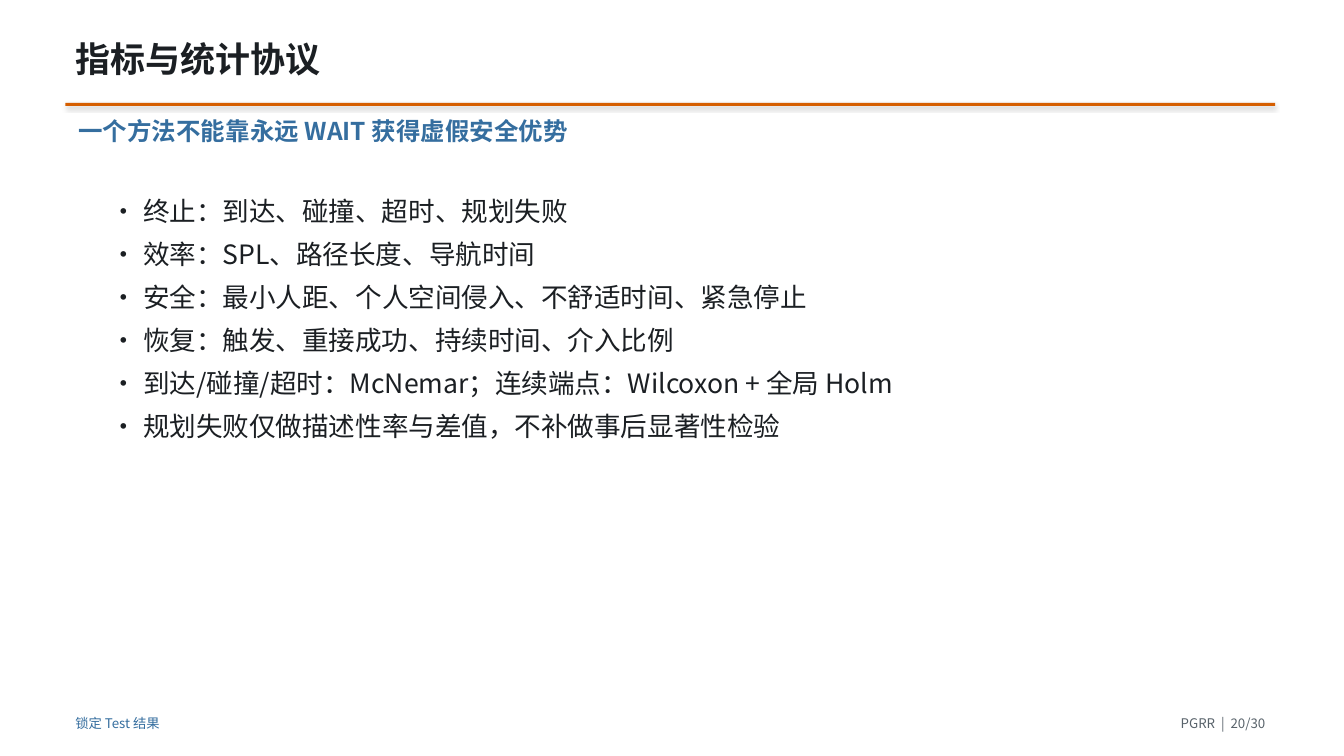
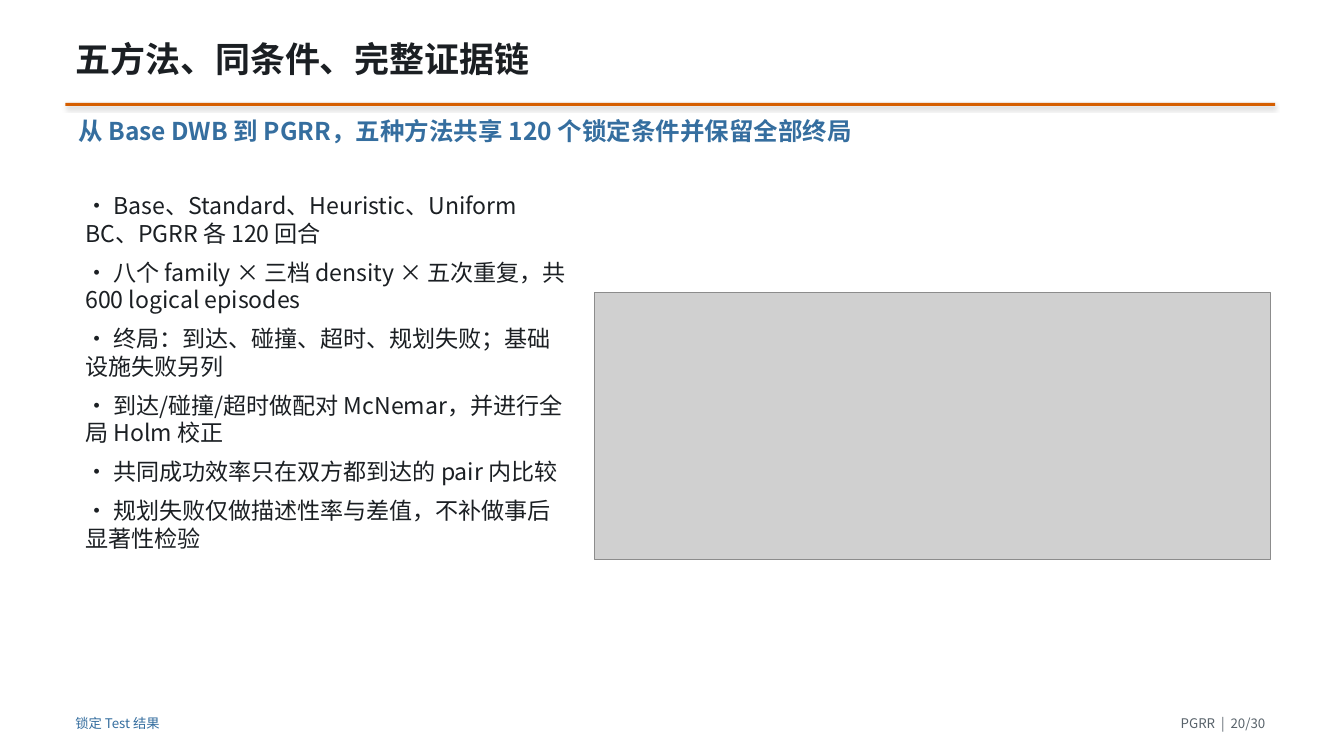
Before and after one commit to CC-robotics/PGRR, a slide deck: slide 20 of presentation/PGRR_report_zh.pptx. Drawn at 1344x756 pixels with LibreOffice and Linux fonts; fonts in the diff are those of the drawing; grey boxes stand for pictures. Boxes give left, top, right and bottom in pixels: in the first picture for what was removed or moved away, otherwise in the second. Text is boxed around its words. In the diff, an @@ line names an element or a change of style, - is before the commit and + after.

```diff
--- a/presentation/PGRR_report_zh.pptx
+++ b/presentation/PGRR_report_zh.pptx
@@ text at [75,42,529,75]: text changed @@
-指标与统计协议
+五方法、同条件、完整证据链
@@ text at [78,119,852,143]: text changed @@
-一个方法不能靠永远 WAIT 获得虚假安全优势
+从 Base DWB 到 PGRR，五种方法共享 120 个锁定条件并保留全部终局
@@ text "• Base、Standard、Heuristic、Uniform BC、PGRR 各 120 ...": place and size @@
-text "• Base、Standard、Heuristic、Uniform BC、PGRR 各 120 ..." at [143,198,893,439]
+text "• Base、Standard、Heuristic、Uniform BC、PGRR 各 120 ..." at [85,195,566,549]
@@ text at [85,195,566,486]: text changed; size 19 to 16.5 pt @@
-• 终止：到达、碰撞、超时、规划失败
-• 效率：SPL、路径长度、导航时间
-• 安全：最小人距、个人空间侵入、不舒适时间、紧急停止
-• 恢复：触发、重接成功、持续时间、介入比例
-• 到达/碰撞/超时：McNemar；连续端点：Wilcoxon + 全局 Holm
+• Base、Standard、Heuristic、Uniform BC、PGRR 各 120 回合
+• 八个 family × 三档 density × 五次重复，共 600 logical episodes
+• 终局：到达、碰撞、超时、规划失败；基础设施失败另列
+• 到达/碰撞/超时做配对 McNemar，并进行全局 Holm 校正
+• 共同成功效率只在双方都到达的 pair 内比较
@@ picture added at [595,292,1270,559] @@
@@ text at [85,499,551,549]: size 19 to 16.5 pt in "• 规划失败仅做描述性率与差值，不补做事后显著性检验" @@
```
Also in this commit, not shown: 9 other slides changed, 7 slides added, 7 slides removed, 20 other files.
